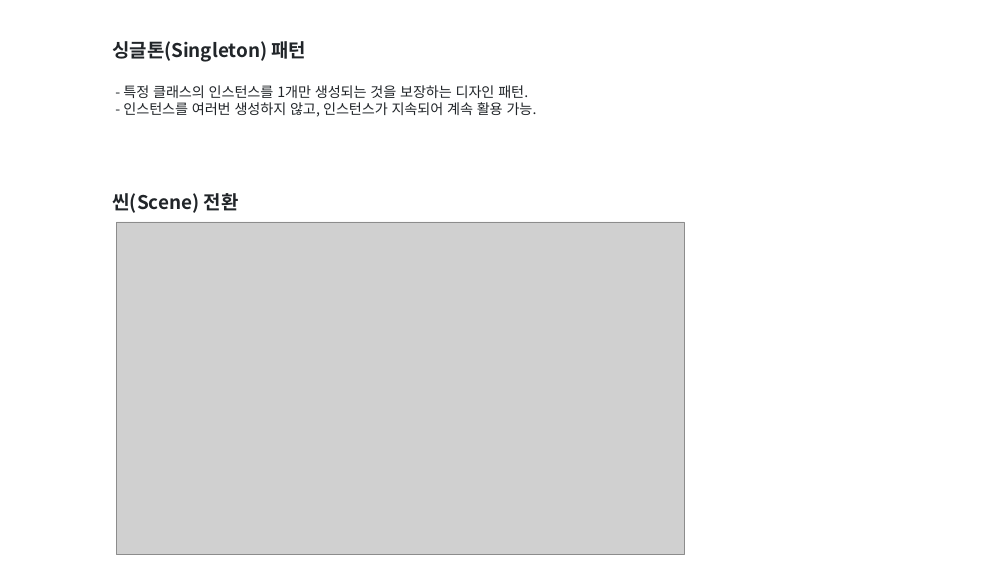
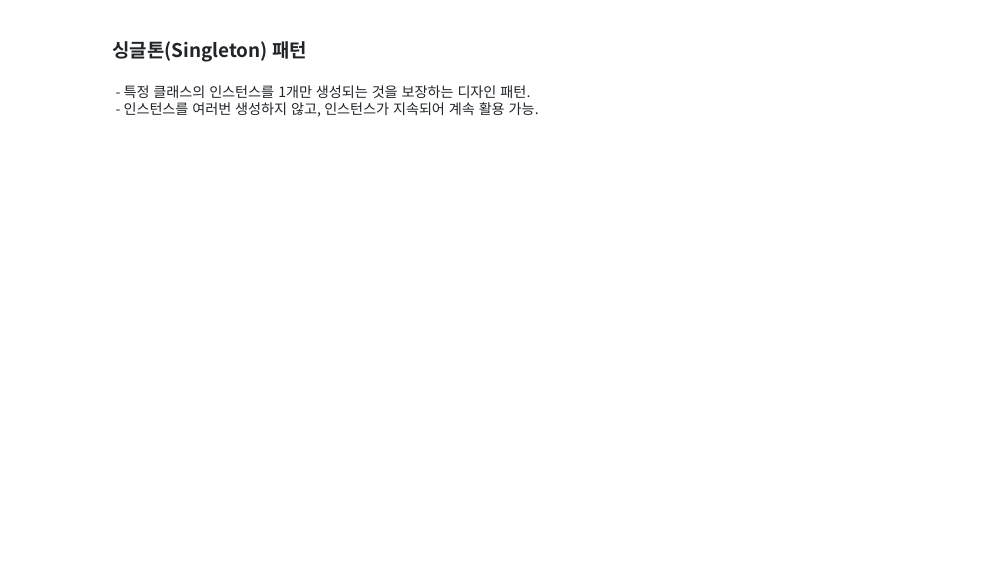
Before and after one commit to SangGyu-Lim/2025_study_lecture, a slide deck: slide 2 of client/lecture/2주차.pptx (slide 1 before the commit). Drawn at 1008x567 pixels with LibreOffice and Linux fonts; fonts in the diff are those of the drawing; grey boxes stand for pictures. Boxes give left, top, right and bottom in pixels: in the first picture for what was removed or moved away, otherwise in the second. Text is boxed around its words. In the diff, an @@ line names an element or a change of style, - is before the commit and + after.

```diff
--- a/client/lecture/2주차.pptx
+++ b/client/lecture/2주차.pptx
@@ rectangle "싱글톤(Singleton) 패턴" at [105, 34, 720, 168]: letter spacing -0.1 to 0 pt @@
@@ rectangle removed at [105, 187, 720, 257] @@
-씬(Scene) 전환
@@ picture removed at [116, 222, 684, 554] @@
```
Also in this commit, not shown: 1 slide added, 3 slides removed.
